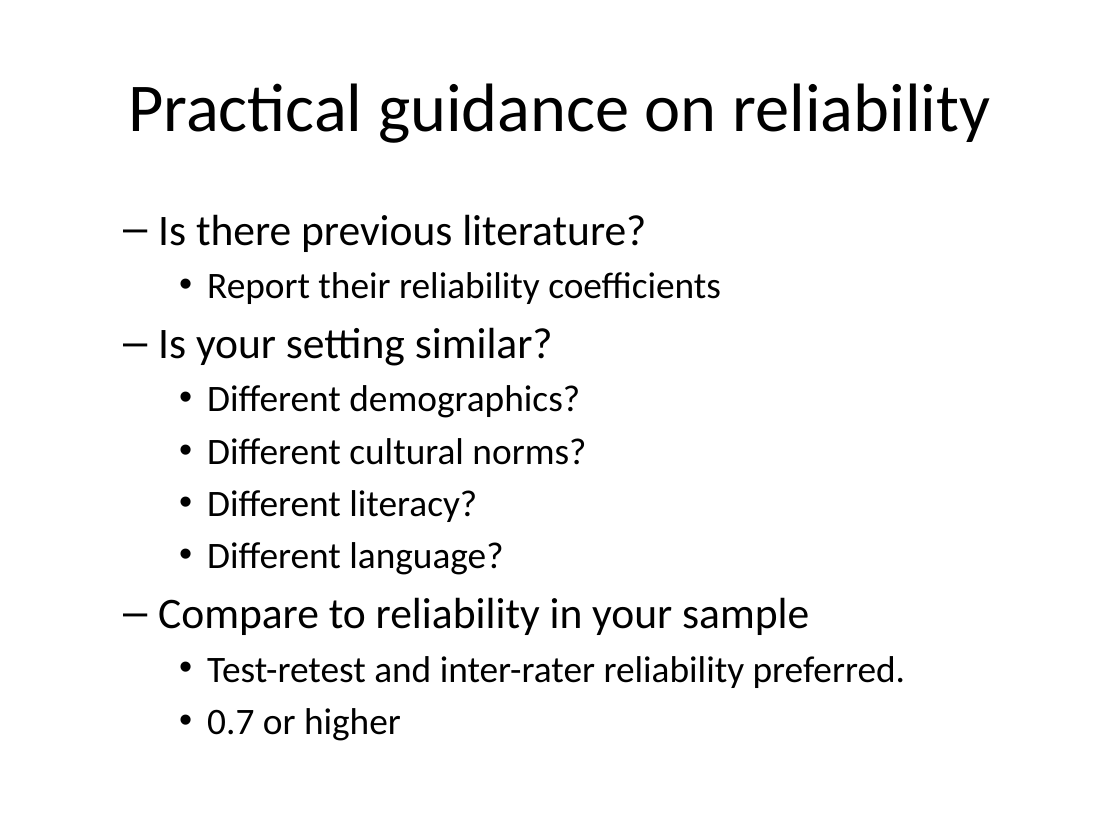
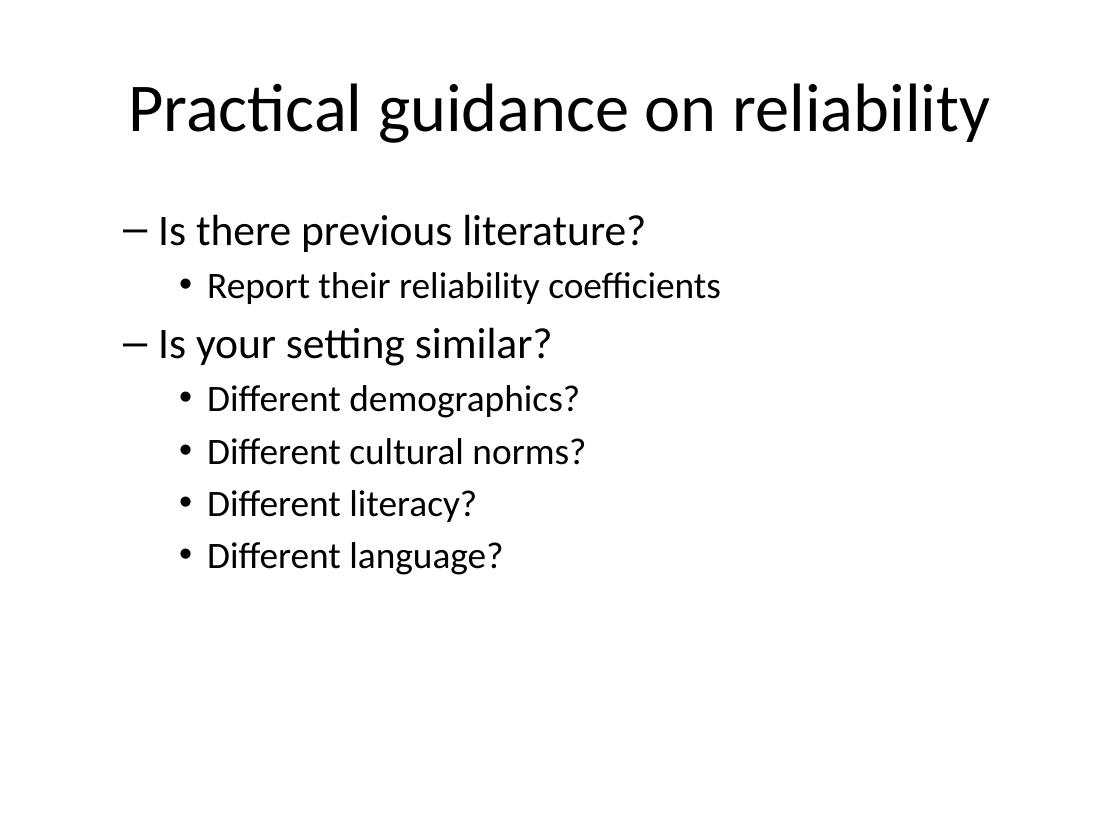
Before and after one commit to pmean/reliability-and-validity, a slide deck: slide 23 of src/rav.pptx (slide 22 before the commit). Drawn at 1120x840 pixels with LibreOffice and Linux fonts; fonts in the diff are those of the drawing. Boxes give left, top, right and bottom in pixels: in the first picture for what was removed or moved away, otherwise in the second. Text is boxed around its words. In the diff, an @@ line names an element or a change of style, - is before the commit and + after.

```diff
--- a/src/rav.pptx
+++ b/src/rav.pptx
@@ text at box(158, 597, 906, 741): paragraphs removed @@
-  – Compare to reliability in your sample
-    • Test-retest and inter-rater reliability preferred.
-    • 0.7 or higher
```
Also in this commit, not shown: 15 other slides changed, 18 slides added, 5 slides removed, 3 other files.
